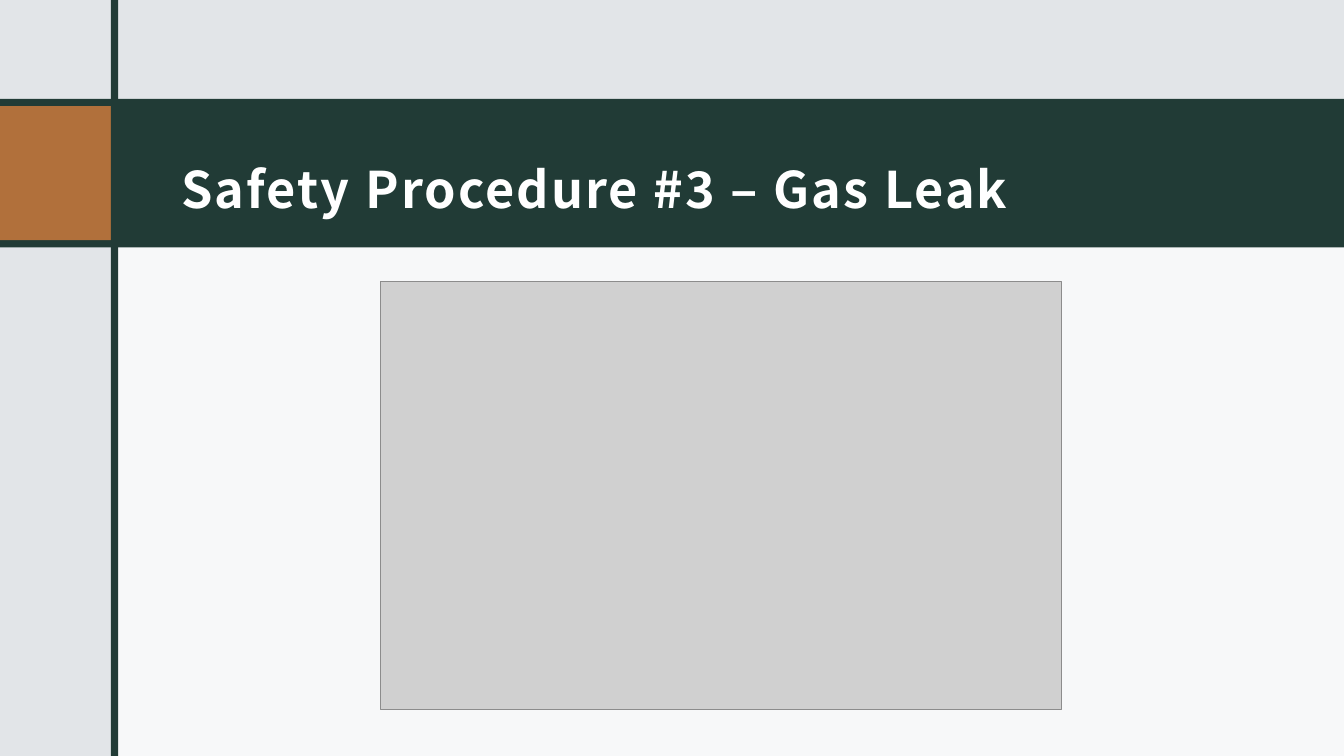
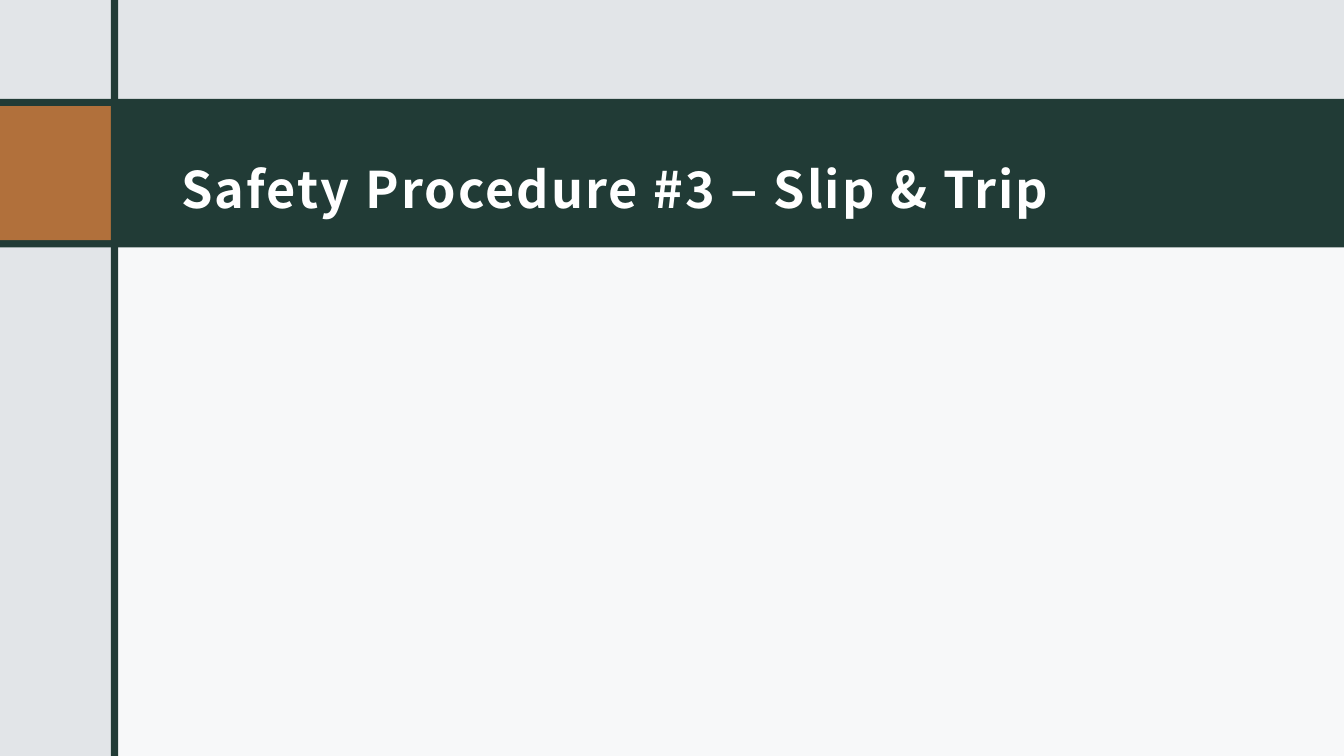
Before and after one commit to TeniaXu/ISDT-CA2, a slide deck: slide 20 of Slides/Summary Page.pptx (slide 19 before the commit). Drawn at 1344x756 pixels with LibreOffice and Linux fonts; fonts in the diff are those of the drawing; grey boxes stand for pictures. Boxes give left, top, right and bottom in pixels: in the first picture for what was removed or moved away, otherwise in the second. Text is boxed around its words. In the diff, an @@ line names an element or a change of style, - is before the commit and + after.

```diff
--- a/Slides/Summary Page.pptx
+++ b/Slides/Summary Page.pptx
@@ title at box(181, 167, 1048, 220): text changed @@
-Safety Procedure #3 – Gas Leak
+Safety Procedure #3 – Slip & Trip
@@ picture removed at box(381, 281, 1062, 709) @@
```
Also in this commit, not shown: 4 other slides changed, 1 slide added, 3 other files.
